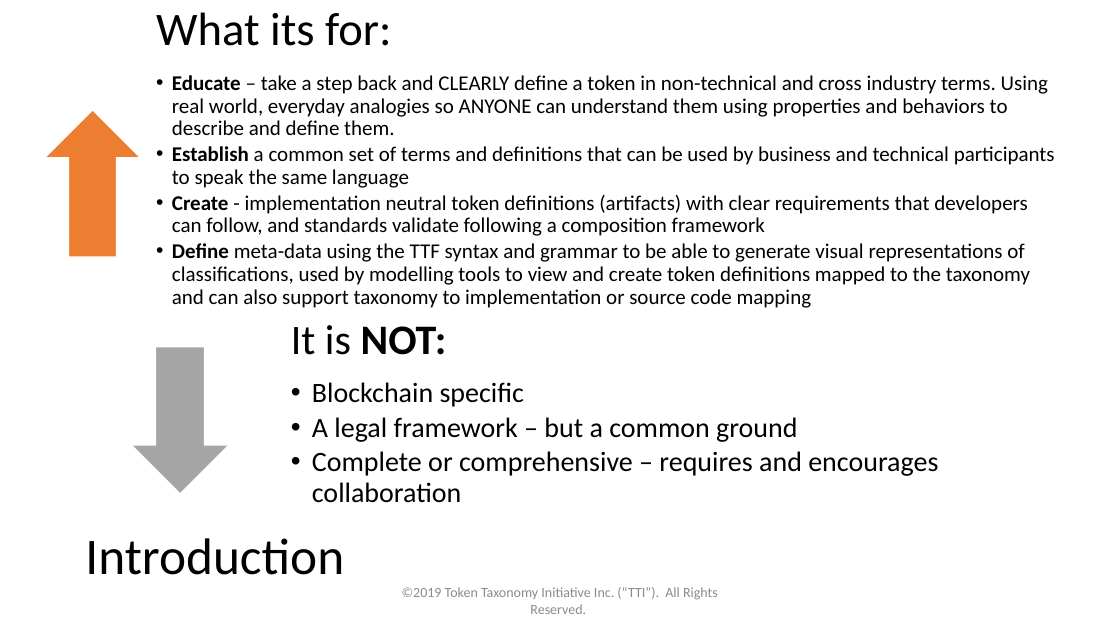
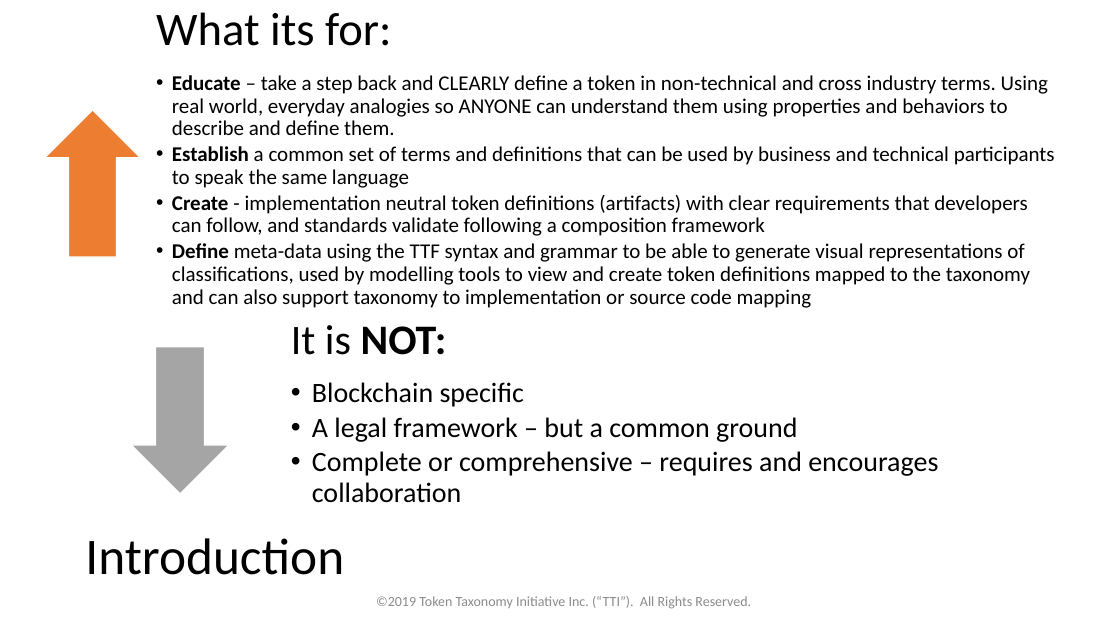
Before and after one commit to vipinsun/TokenTaxonomyFramework-pub, a slide deck: slide 2 of presentations/TTF-Presentation.pptx. Drawn at 1120x630 pixels with LibreOffice and Linux fonts; fonts in the diff are those of the drawing. Boxes give left, top, right and bottom in pixels: in the first picture for what was removed or moved away, otherwise in the second. Text is boxed around its words. In the diff, an @@ line names an element or a change of style, - is before the commit and + after.

```diff
--- a/presentations/TTF-Presentation.pptx
+++ b/presentations/TTF-Presentation.pptx
@@ text "©2019 Token Taxonomy Initiative Inc. ..." rewrapped from [402, 587, 718, 614] to [376, 596, 751, 609] @@
```
Also in this commit, not shown: 12 other slides changed, 30 other files.
